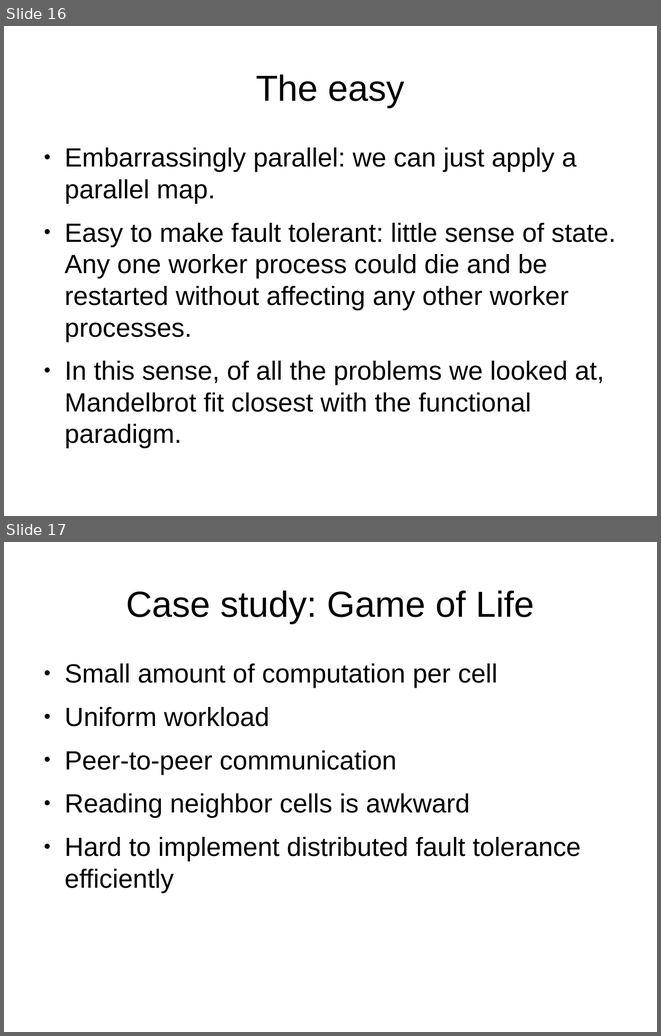
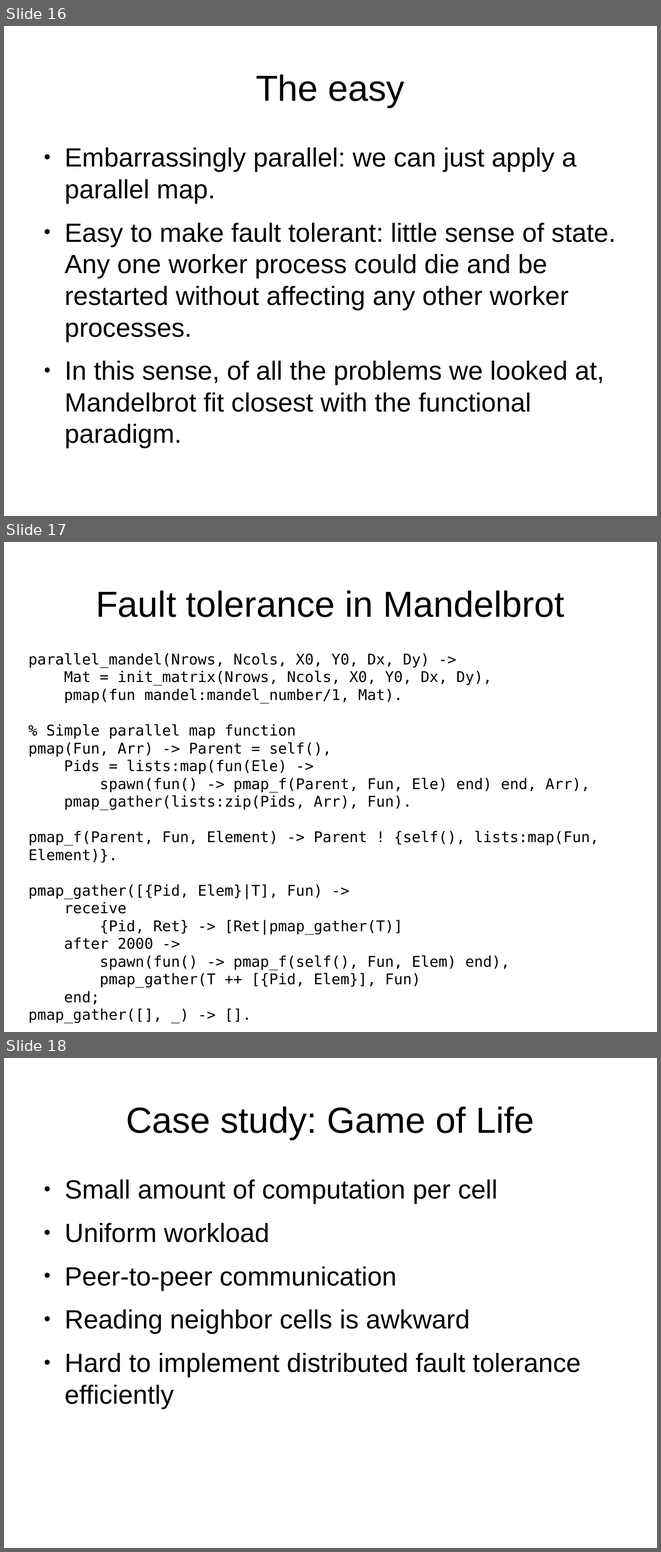
Before and after one commit to FractalDesigns/cowichan-1, a slide deck: miscellaneous/2010-12/slides.odp. Shown one above the other, each under a label of ours: slides 16 and 17 before the commit, slides 16, 17 and 18 after it. The pictures are 661x1036 and 661x1552 pixels, drawn with LibreOffice and Linux fonts; fonts in the diff are those of the drawing; background and template pictures are left out. Boxes give left, top, right and bottom in pixels: in the first picture for what was removed or moved away, otherwise in the second. Text is boxed around its words. In the diff, an @@ line names an element or a change of style, - is before the commit and + after.

Commit message:
Added slide on FT for mandelbrot

```diff
--- a/miscellaneous/2010-12/slides.odp
+++ b/miscellaneous/2010-12/slides.odp
@@ slide 17 added at (x1=4, y1=542, x2=657, y2=1032), background picture (left out) @@
@@ title added at (x1=96, y1=590, x2=564, y2=617), 44 pt, text #000000 @@
+Fault tolerance in Mandelbrot
@@ text added at (x1=28, y1=653, x2=599, y2=969), 18 pt, text #000000 @@
+parallel_mandel(Nrows, Ncols, X0, Y0, Dx, Dy) ->
+Mat = init_matrix(Nrows, Ncols, X0, Y0, Dx, Dy),
+pmap(fun mandel:mandel_number/1, Mat).
+% Simple parallel map function
+pmap(Fun, Arr) -> Parent = self(),
+Pids = lists:map(fun(Ele) ->
+spawn(fun() -> pmap_f(Parent, Fun, Ele) end) end, Arr),
+pmap_gather(lists:zip(Pids, Arr), Fun).
+pmap_f(Parent, Fun, Element) -> Parent ! {self(), lists:map(Fun, Element)}.
+pmap_gather([{Pid, Elem}|T], Fun) ->
+receive
+{Pid, Ret} -> [Ret|pmap_gather(T)]
+after 2000 ->
+spawn(fun() -> pmap_f(self(), Fun, Elem) end),
+pmap_gather(T ++ [{Pid, Elem}], Fun)
+end;
+pmap_gather([], _) -> [].
@@ what was slide 17 is now slide 18 @@
```
Also in this commit, not shown: 8 slides changed.
